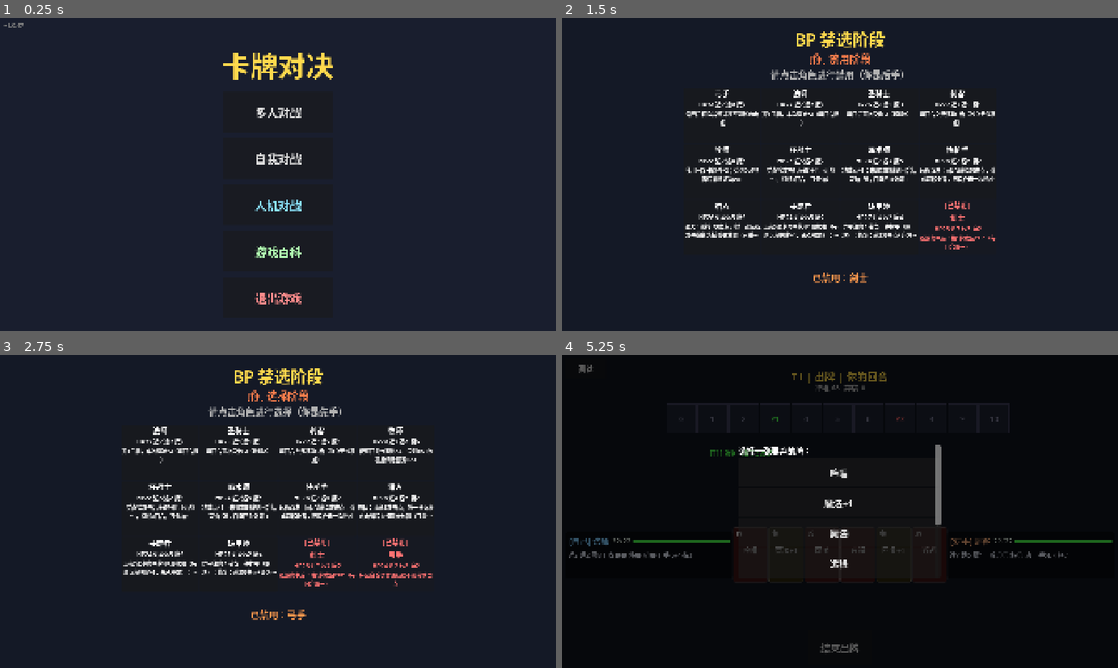
Above: before the commit, frames 1-4 (two rows, left to right).
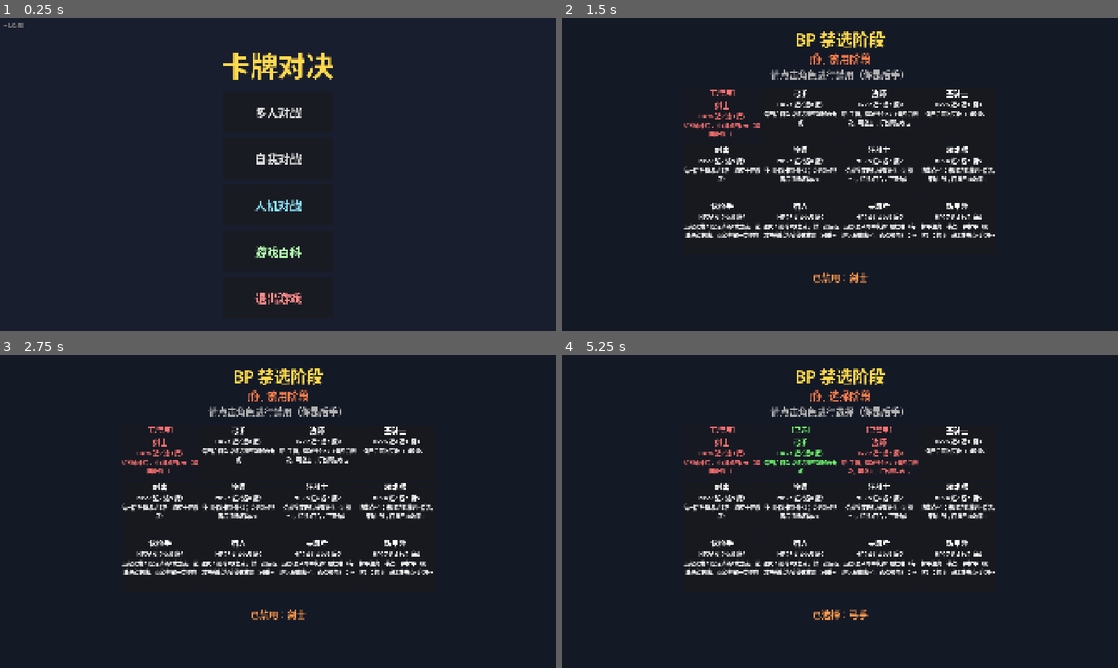
Above: after the commit, the same moments.

Repository: 41hu/card_duel
Game: Godot game, scene res://scenes/main_menu.tscn
The game is run twice, just before and just after one commit, with the same random seed, the same clock (stepped at 60 frames per second) and the same inputs.
Inputs (mouse positions are in pixels of both pictures, inside the frame that each line leads up to; where the layout moved, square brackets give the same spot in the first picture):
- Up to frame 1 (0.25 s): no input
- Up to frame 2 (1.5 s): click "自我对战" at 0.5 s; click (723, 115) at 1.25 s
- Up to frame 3 (2.75 s): click (161, 452) at 2.02 s
- Up to frame 4 (5.25 s): click (878, 452) [723, 452] at 2.75 s; click (801, 452) at 3.52 s; click (628, 630) at 4.25 s, where only the run before the commit has a clickable "法术强化"; click (678, 630) at 5 s, where only the run before the commit has a clickable "确认技能"

The runs differ from the first frame. In frame 1, less than 0.1% of the frame differs, in the area x 3-5%, y 1-4%; in frame 2, 5.3%; in frame 3, 6.0%; in frame 4, 72%, in the area x 0-100%, y 0-100%.

Commit message:
法师强化buff化(叠加+魔法攻击清除)+技能按钮行+结算称号归属+BP固定排序: bump 1.0.48
- 法师弃牌强化改为 mage_empower buff：每回合一次、无限叠加、打出魔法攻击后清除，信息面板图标展示
- 技能展示改为每技能一个按钮并排（3+ 技能自动加宽），去掉弹窗选择/确认流程
- 结算页称号显示归属（联机=玩家名，本地=角色名）
- BP 角色按钮固定本地顺序，禁用/选择后停留原位；新角色追加末尾（数据驱动不变）

Co-Authored-By: Claude Opus 4.8 <noreply@anthropic.com>

Diff:
--- a/scenes/battle_scene.tscn
+++ b/scenes/battle_scene.tscn
@@ -195,7 +195,7 @@
 horizontal_alignment = 1
 autowrap_mode = 3
 
-[node name="SkillBtn" type="Button" parent="." unique_id=2088021127]
+[node name="SkillRow" type="HBoxContainer" parent="." unique_id=2088021128]
 layout_mode = 1
 anchors_preset = 2
 anchor_top = 1.0
@@ -204,34 +204,6 @@
 offset_top = -190.0
 offset_right = 310.0
 offset_bottom = -70.0
-grow_vertical = 0
-theme_override_font_sizes/font_size = 32
-text = "技能"
-
-[node name="SkillConfirm" type="Button" parent="." unique_id=1556571759]
-visible = false
-layout_mode = 1
-anchors_preset = 2
-anchor_top = 1.0
-anchor_bottom = 1.0
-offset_left = 330.0
-offset_top = -190.0
-offset_right = 490.0
-offset_bottom = -70.0
-grow_vertical = 0
-theme_override_font_sizes/font_size = 32
-text = "确认技能"
-
-[node name="SkillCancel" type="Button" parent="." unique_id=247751449]
-visible = false
-layout_mode = 1
-anchors_preset = 2
-anchor_top = 1.0
-anchor_bottom = 1.0
-offset_left = 510.0
-offset_top = -190.0
-offset_right = 630.0
-offset_bottom = -70.0
-grow_vertical = 0
-theme_override_font_sizes/font_size = 32
-text = "取消"
+grow_horizontal = 0
+grow_vertical = 0
+theme_override_constants/separation = 8
--- a/scripts/core/ai_player.gd
+++ b/scripts/core/ai_player.gd
@@ -82,6 +82,9 @@
 		return 0
 	var dmg = int(calc.get("damage", 0))
 	if dmg <= 0: return 0
+	# 法师强化 buff 加成（魔法/吟唱）：叠加层全部计入（打出即消耗，由 on_attack_cast 清除）
+	if type_id in ["magic", "chant"]:
+		dmg += match_ref.char_skills.mage_empower_value(player_idx)
 	return dmg * match_ref.char_skills.get_attack_hit_count(player_idx, type_id)
 
 # 当前回合我能造成的最高真实伤害（斩杀判定用）
@@ -613,12 +616,12 @@
 							min_val = v
 							discard_uid = card.uid
 				if has_magic_atk and discard_uid >= 0:
+					# 放技能后伤害 = 当前真实伤害（含已有叠加层）+ 新层2
 					var buffed = 0
 					for card in hand:
-						if card.type_id == "chant":
-							buffed = max(buffed, p.magic_power + 5)
-						elif card.type_id == "magic":
-							buffed = max(buffed, p.magic_power + 2)
+						if card.type_id in ["magic", "chant"]:
+							buffed = max(buffed, _real_damage(player_idx, card.type_id))
+					buffed += 2
 					var s = _attack_score(player_idx, buffed, opp_idx, stance) + 2
 					if s > best_score:
 						best_score = s
--- a/scripts/core/character_skills.gd
+++ b/scripts/core/character_skills.gd
@@ -79,7 +79,6 @@
 	var p = _ms.players[player_idx]
 	p.skill_used_this_turn = false
 	p.free_move_used = false
-	p.damage_bonus = {}
 	p.healed_this_turn = 0
 	p.damage_reduction_used = false
 	p.pending_swordsman_skill = false
@@ -105,22 +104,33 @@
 		return true
 	return false
 
-func set_damage_bonus(player_idx: int, types: Array, amount: int, label: String):
-	var p = _ms.players[player_idx]
-	p.damage_bonus = {"types": types, "amount": amount, "label": label}
+# 法师强化 buff 当前总加成（AI 决策/伤害预览用）
+func mage_empower_value(player_idx: int) -> int:
+	var p = _ms.players[player_idx]
+	var total = 0
+	for b in p.buffs:
+		if b.type == "mage_empower": total += b.value
+	return total
 
 func on_attack_cast(player_idx: int, type_id: String) -> int:
 	var p = _ms.players[player_idx]
 	var opp = 1 - player_idx
-	var db = p.get("damage_bonus", {})
-	if not db.is_empty() and _ms.char_skills.is_immune(opp, "skill_damage"):
-		p.damage_bonus = {}
-		return 0
-	if db.is_empty(): return 0
-	if type_id in db.types:
-		p.damage_bonus = {}
-		_ms.add_log(player_idx, "%s: +%d伤害" % [db.label, db.amount])
-		return db.amount
+	# 释放魔法类型攻击（魔法/吟唱）→ 消耗全部法师强化层（buff 展示、可叠加）
+	if type_id in ["magic", "chant"]:
+		var total = mage_empower_value(player_idx)
+		if total > 0:
+			# 免疫检查：被免疫则只清除不加伤
+			if _ms.char_skills.is_immune(opp, "skill_damage"):
+				for i in range(p.buffs.size() - 1, -1, -1):
+					if p.buffs[i].type == "mage_empower":
+						p.buffs.remove_at(i)
+				_ms.add_log(player_idx, "法师强化被免疫，层数清空")
+				return 0
+			for i in range(p.buffs.size() - 1, -1, -1):
+				if p.buffs[i].type == "mage_empower":
+					p.buffs.remove_at(i)
+			_ms.add_log(player_idx, "魔法攻击消耗法师强化: +%d伤害" % total)
+			return total
 	return 0
 
 func on_opponent_turn_start(current_player_idx: int):
@@ -154,7 +164,8 @@
 	var skills = []
 	match p.char_id:
 		"mage":
-			if p.damage_bonus.is_empty(): skills.append("mage_discard")
+			# 法术强化：始终可用（每回合限一次由 skill_turn_limit 控制；效果可叠加，打出魔法攻击后清除）
+			skills.append("mage_discard")
 		"assassin": skills.append("assassin_move")
 		"hunter":
 			# 埋伏：手牌有远程攻击牌（range/pierce）时才显示
@@ -376,8 +387,9 @@
 	var cs = _ms.card_systems[player_idx]
 	if not cs.has_card(uid): return {success=false, msg="没有此牌"}
 	cs.discard_card(uid)
-	set_damage_bonus(player_idx, ["magic", "chant"], 2, "法师强化")
-	_ms.add_log(player_idx, "弃牌强化:下次魔法+2")
+	# 法师强化 buff：每层+2、无限叠加、永久持续（打出魔法类型攻击后由 on_attack_cast 清除）
+	_ms.status.add_buff(player_idx, "mage_empower", 2, -2)
+	_ms.add_log(player_idx, "弃牌强化: 魔法强化+2(当前+%d)" % mage_empower_value(player_idx))
 	return {success=true}
 
 func _assassin_move(player_idx: int, params: Dictionary) -> Dictionary:
--- a/scripts/core/match_state.gd
+++ b/scripts/core/match_state.gd
@@ -144,7 +144,6 @@
 		weapon={}, armor={}, buffs=[], dots=[],
 		frozen=false, frozen_lockout=0, frozen_move=false,
 		damage_reduction_used=false, skill_used_this_turn=false, free_move_used=false,
-		damage_bonus={},
 		combo_attacks_this_turn=[],
 		upgrades={},
 		skill_counts={},
--- a/scripts/data/character_data.gd
+++ b/scripts/data/character_data.gd
@@ -4,7 +4,7 @@
 const CHARACTER_DB = {
 	"swordsman":   {name="剑士",   hp=28, near=7, range=3, magic=2, skill="swordsman",   skill_desc="近战命中后：抽1牌或回2HP（每回合限一）"},
 	"archer":      {name="弓手",   hp=24, near=2, range=8, magic=2, skill="archer",      skill_desc="每回合首次普通远程不消耗攻击点"},
-	"mage":        {name="法师",   hp=22, near=2, range=2, magic=8, skill="mage",         skill_desc="弃1手牌，本次魔法+2（每回合限一）"},
+	"mage":        {name="法师",   hp=22, near=2, range=2, magic=8, skill="mage",         skill_desc="弃1手牌，魔法强化+2（每回合限一次，可叠加；打出魔法攻击后清除）"},
 	"paladin":     {name="圣骑士", hp=26, near=4, range=1, magic=3, skill="paladin",      skill_desc="每回合首次受伤-2（最低0）"},
 	"assassin":    {name="刺客",   hp=22, near=7, range=5, magic=1, skill="assassin",     skill_desc="每回合免费移动1格（独立于位移点）"},
 	"priest":      {name="牧师",   hp=28, near=2, range=4, magic=6, skill="priest",       skill_desc="使用回复卡额外+2；受到DoT伤害后清除该类DoT"},
--- a/scripts/ui/battle_ui.gd
+++ b/scripts/ui/battle_ui.gd
@@ -23,15 +23,12 @@
 var _selected_type: String = ""
 var _discard_selected: Array = []
 @onready var card_info = $CardInfo
-@onready var skill_btn = $SkillBtn
-@onready var skill_confirm = $SkillConfirm
-@onready var skill_cancel = $SkillCancel
+@onready var skill_row = $SkillRow
 var _last_hp: Array = [-1, -1]
 var _last_turn: int = -1
 var _last_player: int = -1
 var _cheat_on: bool = false
 var _timer_left: int = -1
-var _skill_waiting: bool = false
 var _resp_popup: Control
 var _wpn_popup: Control
 
@@ -40,19 +37,6 @@
 	return Network
 
 func _ready():
-	skill_cancel.pressed.connect(func():
-		skill_btn.visible = true
-		skill_confirm.visible = false
-		skill_cancel.visible = false
-		_skill_waiting = false
-	)
-	skill_btn.pressed.connect(func():
-		skill_btn.visible = false
-		skill_confirm.visible = true
-		skill_cancel.visible = true
-		_skill_waiting = false
-	)
-	skill_confirm.pressed.connect(_on_skill_use)
 	board.cell_clicked.connect(_on_board_cell_clicked)
 	me_info.status_clicked.connect(_on_status_clicked)
 	opp_info.status_clicked.connect(_on_status_clicked)
@@ -146,23 +130,15 @@
 	var bottom = (win.y - sa.end.y) / sy
 	if left > 0:
 		me_info.offset_left = left + 12
-		skill_btn.offset_left += left
-		skill_btn.offset_right += left
-		skill_confirm.offset_left += left
-		skill_confirm.offset_right += left
-		skill_cancel.offset_left += left
-		skill_cancel.offset_right += left
+		skill_row.offset_left += left
+		skill_row.offset_right += left
 	if right > 0:
 		opp_info.offset_right = -(right + 12)
 	if bottom > 0:
 		end_turn_btn.offset_top -= bottom
 		end_turn_btn.offset_bottom -= bottom
-		skill_btn.offset_top -= bottom
-		skill_btn.offset_bottom -= bottom
-		skill_confirm.offset_top -= bottom
-		skill_confirm.offset_bottom -= bottom
-		skill_cancel.offset_top -= bottom
-		skill_cancel.offset_bottom -= bottom
+		skill_row.offset_top -= bottom
+		skill_row.offset_bottom -= bottom
 
 func _input(event):
 	if not OS.has_feature("editor"): return  # F12 作弊仅在编辑器运行时有效
@@ -459,10 +435,7 @@
 		cancel_btn.visible = false
 		_status_msg_timer = 0
 		status_label.text = ""
-		var skills = me.get("active_skills", [])
-		skill_btn.visible = _is_my_turn and skills.size() > 0
-		if skills.size() > 0:
-			skill_btn.text = skills[0].name + ("…" if skills.size() > 1 else "")
+		_refresh_skill_row(me)
 		if me.get("pending_swordsman_skill", false):
 			_show_swordsman_popup()
 
@@ -773,30 +746,23 @@
 	cancel_btn.visible = true
 	status_label.text = "选择捕兽夹放置位置"
 
-func _on_skill_use():
-	var me = _game_state.players[0] if _game_state.players[0].index == _player_index else _game_state.players[1]
+# 技能按钮行：每个主动技能一个按钮直接使用（多技能角色并排显示，3+ 技能自动加宽）
+func _refresh_skill_row(me: Dictionary):
+	for c in skill_row.get_children():
+		skill_row.remove_child(c)  # 立即移除（queue_free 延迟删除，同帧多次刷新会残留重复按钮）
+		c.queue_free()
 	var skills = me.get("active_skills", [])
-	if skills.size() <= 1:
-		if skills.size() == 1:
-			_exec_skill(skills[0].id)
-	else:
-		_show_skill_select(skills)
-	skill_confirm.visible = false
-	skill_cancel.visible = false
-
-func _show_skill_select(skills: Array):
-	var c = Control.new()
-	c.z_index = 10; c.set_anchors_and_offsets_preset(Control.PRESET_FULL_RECT)
-	var bg = ColorRect.new(); bg.color = Style.POPUP_BG
-	bg.set_anchors_and_offsets_preset(Control.PRESET_FULL_RECT); c.add_child(bg)
-	var vb = _popup_box(c, 480, skills.size() * 90 + 120)
-	vb.add_child(_lbl("选择技能："))
+	if not _is_my_turn or skills.is_empty():
+		skill_row.visible = false
+		return
+	skill_row.visible = true
 	for sk in skills:
-		var b = _mkbtn(sk.name)
-		b.pressed.connect(func(sid=sk.id): c.queue_free(); _exec_skill(sid))
-		vb.add_child(b)
-	var cb = _mkbtn("取消"); cb.pressed.connect(func(): c.queue_free()); vb.add_child(cb)
-	add_child(c)
+		var b = Button.new()
+		b.text = sk.get("name", sk.get("id", "技能"))
+		b.add_theme_font_size_override("font_size", 28)
+		b.custom_minimum_size = Vector2(150, 110)
+		b.pressed.connect(func(sid = sk.id): _exec_skill(sid))
+		skill_row.add_child(b)
 
 func _show_mage_pick():
 	var c = Control.new()
@@ -804,7 +770,7 @@
 	var bg = ColorRect.new(); bg.color = Style.POPUP_BG
 	bg.set_anchors_and_offsets_preset(Control.PRESET_FULL_RECT); c.add_child(bg)
 	var vb = _popup_box(c, 700, 460)
-	vb.add_child(_lbl("选择一张要弃的牌："))
+	vb.add_child(_lbl("选择一张要弃的牌（魔法强化+2，可叠加，打出魔法攻击后清除）："))
 	var mh = (_game_state.players[0] if _game_state.players[0].index == _player_index else _game_state.players[1]).get("hand", [])
 	for card in mh:
 		var b = _mkbtn(Config.card_name(card.type_id))
--- a/scripts/ui/bp_ui.gd
+++ b/scripts/ui/bp_ui.gd
@@ -35,16 +35,22 @@
 	if not cached.is_empty():
 		_on_bp_state(cached); _n().bp_state_cache = {}
 
-# 服务器 bp_state 中的角色集合（available + banned + picked 并集，按本地顺序优先）
+# 服务器 bp_state 中的角色集合（available + banned + picked 并集）
+# 排序固定为本地角色表顺序：角色被禁用/选择后停留在原位（仅变色+标记），
+# 不随状态重排（否则每次操作后按钮位置跳动）；服务器有而本地表没有的角色追加末尾
 func _server_char_ids() -> Array:
-	var sv := []
-	var seen := {}
+	var sv := {}
 	for cid in _bp_state.get("available_chars", []) + _bp_state.get("banned_chars", []) + _bp_state.get("picked_chars", []):
 		if str(cid) == "": continue  # picked_chars 初始占位空串，不是角色
-		if not seen.has(cid):
-			seen[cid] = true
-			sv.append(cid)
-	return sv
+		sv[cid] = true
+	var out := []
+	for cid in Config.CHARACTER_IDS:
+		if sv.has(cid):
+			out.append(cid)
+	for cid in sv:
+		if not cid in out:
+			out.append(cid)
+	return out
 
 # 本地配置有而服务器 bp_state 没有的角色（服务器未部署新角色数据）
 func _missing_chars() -> Array:
--- a/scripts/ui/components/info_panel.gd
+++ b/scripts/ui/components/info_panel.gd
@@ -31,6 +31,7 @@
 	"calibration": {"icon": "准", "accent": Color(0.4, 0.85, 0.9), "name": "校准"},
 	"attack_up": {"icon": "强", "accent": Color(1.0, 0.65, 0.25), "name": "攻击强化"},
 	"attack_down": {"icon": "弱", "accent": Color(0.75, 0.75, 1.0), "name": "攻击弱化"},
+	"mage_empower": {"icon": "法", "accent": Color(0.75, 0.5, 1.0), "name": "魔法强化"},
 	"ap_attack_down": {"icon": "滞", "accent": Color(0.7, 0.6, 1.0), "name": "攻击行动点-1"},
 	"no_move": {"icon": "移", "accent": Color(0.85, 0.85, 0.85), "name": "无法移动"},
 }
--- a/scripts/ui/settlement_ui.gd
+++ b/scripts/ui/settlement_ui.gd
@@ -22,6 +22,7 @@
 @onready var back_btn = $BackBtn
 
 var _current_title: String = ""
+var _title_owner: String = ""
 
 func _n():
 	if LocalGame.game != null: return LocalGame
@@ -73,7 +74,7 @@
 	title2_label.text = "条件：%s" % cond
 	await get_tree().create_timer(3.0).timeout
 	if _current_title != "":
-		title2_label.text = "称号：%s" % _current_title
+		title2_label.text = "%s获得称号：%s" % [_title_owner, _current_title]
 
 func _on_game_ended(result: Dictionary):
 	var winner = result.get("winner", -1)
@@ -82,6 +83,7 @@
 		title_label.add_theme_color_override("font_color", Style.WIN_GOLD)
 		title2_label.text = ""
 		_current_title = ""
+		_title_owner = ""
 		stats_label.text = ""
 		detail_label.text = "对方已断开连接"
 	else:
@@ -94,10 +96,15 @@
 			title_label.add_theme_color_override("font_color", Style.LOSE_RED)
 		var title = result.get("title", "")
 		_current_title = title
-		title2_label.text = "称号：%s" % title if title != "" else ""
+		var names = result.get("names", ["P1", "P2"])
 		if title != "":
+			# 称号归属：显示谁获得了称号（联机=玩家名，本地=角色名）
+			_title_owner = names[winner] if winner >= 0 and winner < names.size() else "获胜者"
+			title2_label.text = "%s获得称号：%s" % [_title_owner, title]
 			title2_label.tooltip_text = "条件：%s" % _TITLE_CONDITIONS.get(title, "")
-		var names = result.get("names", ["P1", "P2"])
+		else:
+			_title_owner = ""
+			title2_label.text = ""
 		stats_label.text = _fmt_stats(result.get("stats", []), names)
 		# 优先显示玩家名（联机为创建房间时输入的名字），否则回退"玩家 N"
 		var wname = names[winner] if winner < names.size() else "玩家 %d" % (winner + 1)
--- a/scripts/version.gd
+++ b/scripts/version.gd
@@ -1,2 +1,2 @@
 # version.gd — 版本信息（必须用 .gd 文件，Godot 导出保证包含脚本）
-const VERSION = "1.0.47"
+const VERSION = "1.0.48"
Not shown, changed: GAME_RULES.md
